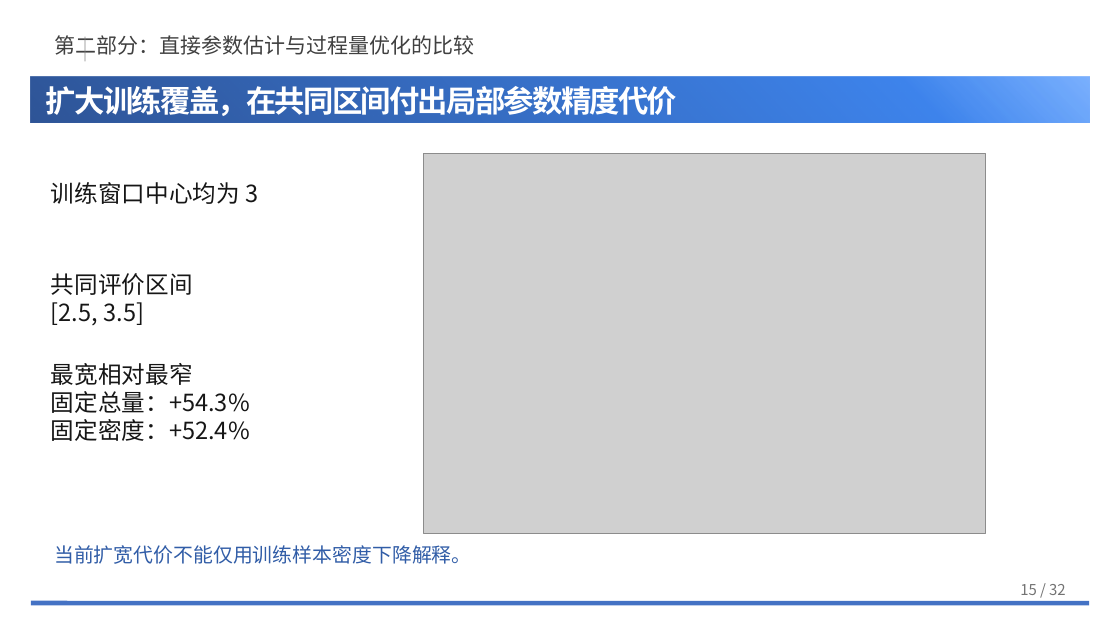
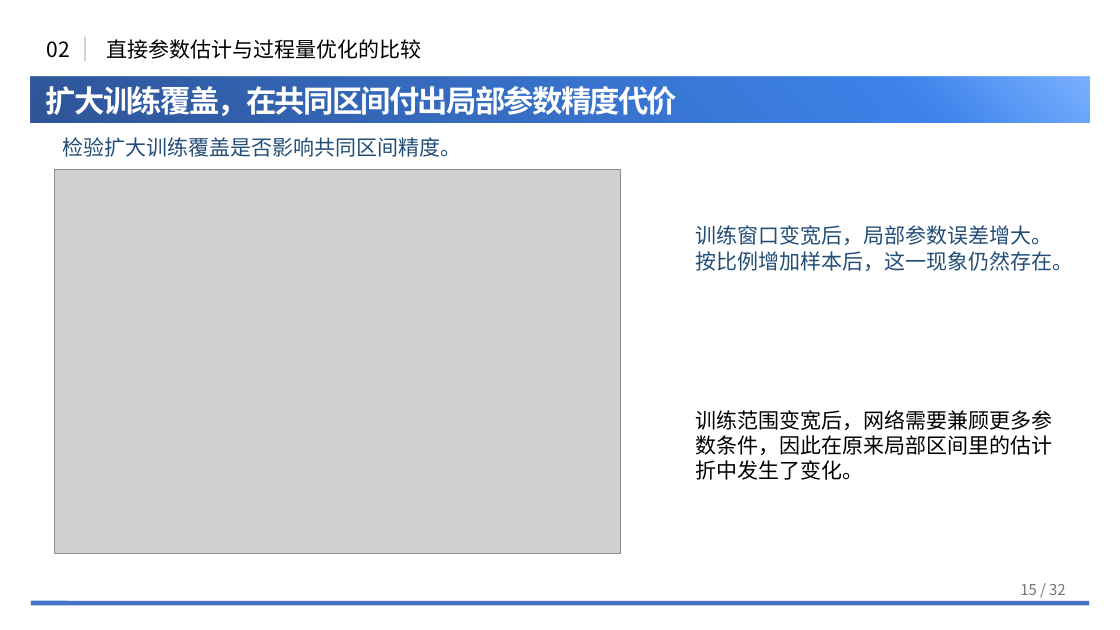
Before and after one commit to NEUwpy/weibull.work, a slide deck: slide 15 of docs/组会汇报/2026-09-三项研究更新汇报/260907组会.pptx. Drawn at 1120x630 pixels with LibreOffice and Linux fonts; fonts in the diff are those of the drawing; grey boxes stand for pictures; background and template pictures are left out. Boxes give left, top, right and bottom in pixels: in the first picture for what was removed or moved away, otherwise in the second. Text is boxed around its words. In the diff, an @@ line names an element or a change of style, - is before the commit and + after.

```diff
--- a/docs/组会汇报/2026-09-三项研究更新汇报/260907组会.pptx
+++ b/docs/组会汇报/2026-09-三项研究更新汇报/260907组会.pptx
@@ text added at box(46, 41, 69, 58), 18 pt, text #000000 @@
+02
@@ text at box(106, 39, 421, 59): text changed; text colour #404040 to #000000 @@
-第二部分：直接参数估计与过程量优化的比较
+直接参数估计与过程量优化的比较
@@ text added at box(63, 137, 462, 157), 18 pt, text #234E78 @@
+检验扩大训练覆盖是否影响共同区间精度。
@@ picture: place and size @@
-picture at box(423, 153, 986, 534)
+picture at box(55, 170, 621, 554)
@@ text removed at box(51, 182, 258, 204) @@
-训练窗口中心均为 3
@@ text added at box(695, 225, 1073, 271), 18 pt, text #234E78 @@
+训练窗口变宽后，局部参数误差增大。按比例增加样本后，这一现象仍然存在。
@@ text removed at box(51, 273, 193, 325) @@
-共同评价区间
-[2.5, 3.5]
@@ text removed at box(51, 363, 250, 441) @@
-最宽相对最窄
-固定总量：+54.3%
-固定密度：+52.4%
@@ text added at box(695, 410, 1052, 480), 18 pt, text #000000 @@
+训练范围变宽后，网络需要兼顾更多参数条件，因此在原来局部区间里的估计折中发生了变化。
@@ text removed at box(54, 545, 471, 564) @@
-当前扩宽代价不能仅用训练样本密度下降解释。
```
Also in this commit, not shown: 27 other slides changed, 3 slides added, 3 slides removed, 4 other files.
